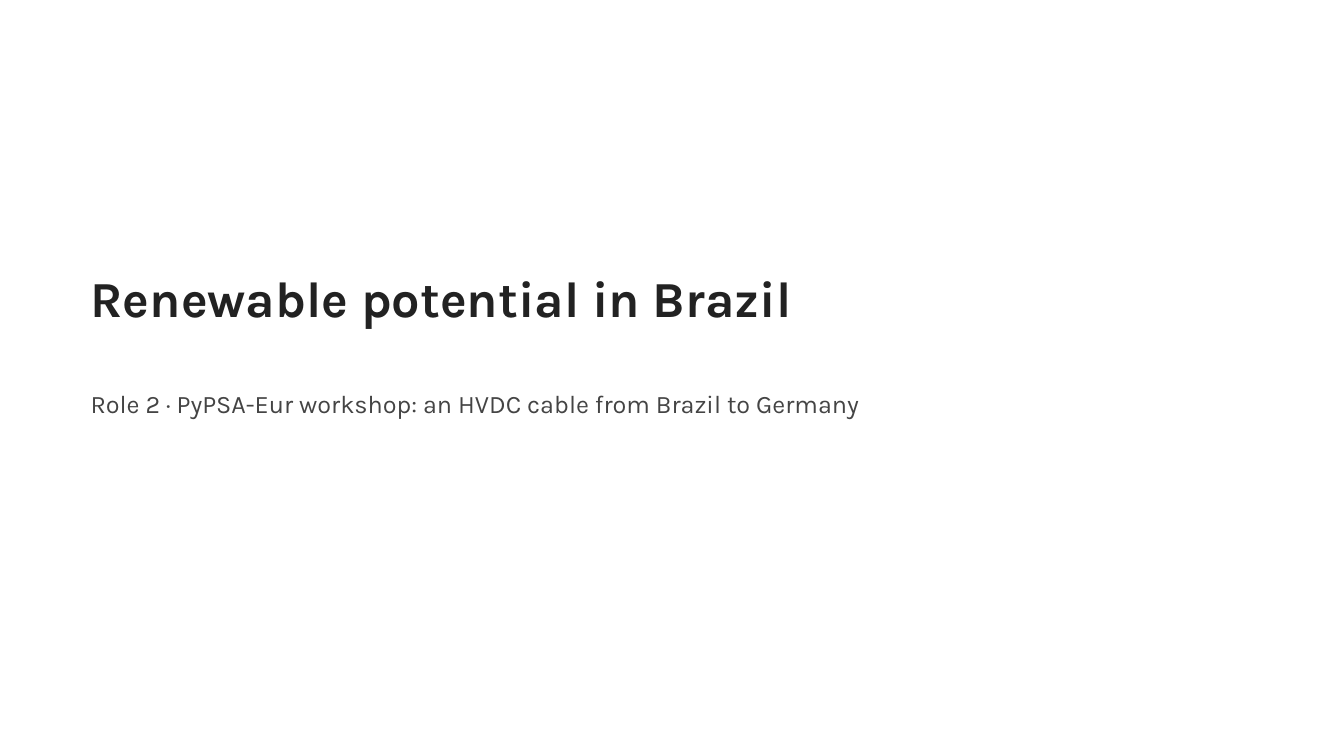
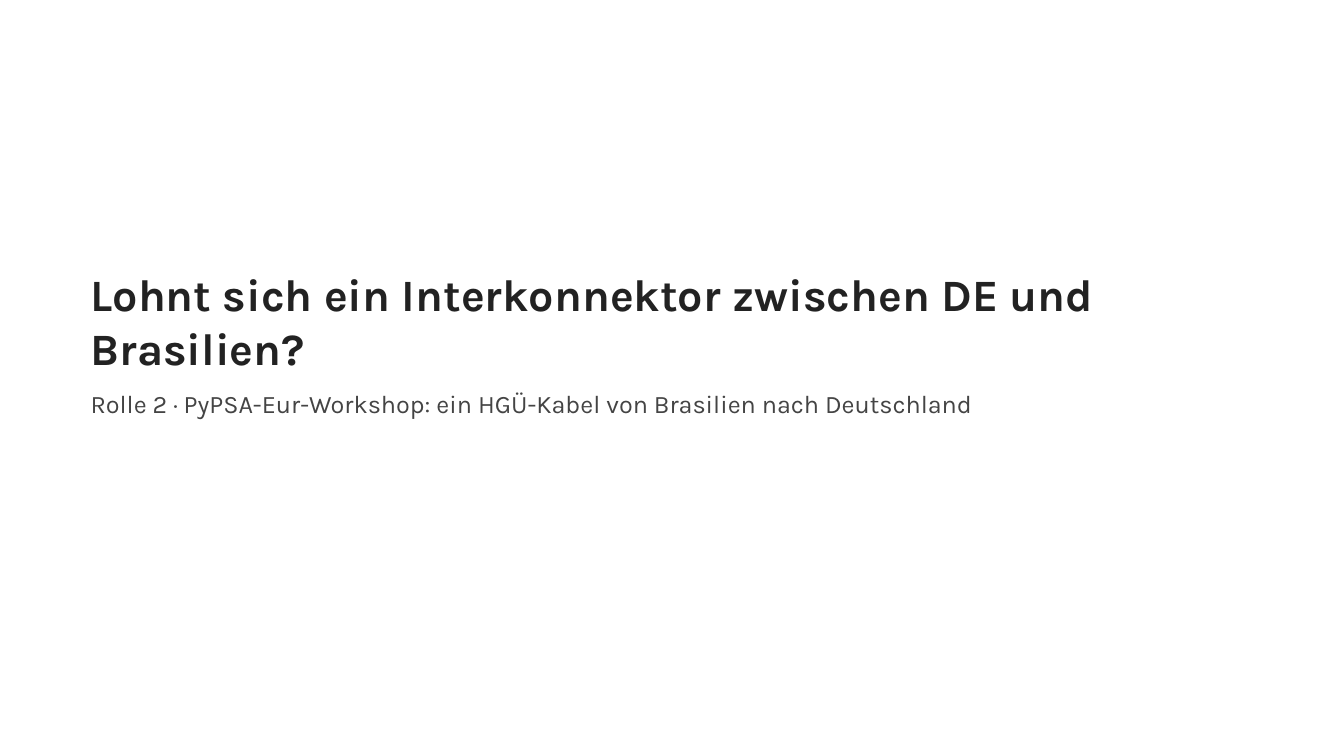
Before and after one commit to YAL-ESM/pypsa-eur-ki, a slide deck: slide 1 of workshop/slides/brazil_renewables.pptx. Drawn at 1344x756 pixels with LibreOffice and Linux fonts; fonts in the diff are those of the drawing. Boxes give left, top, right and bottom in pixels: in the first picture for what was removed or moved away, otherwise in the second. Text is boxed around its words. In the diff, an @@ line names an element or a change of style, - is before the commit and + after.

```diff
--- a/workshop/slides/brazil_renewables.pptx
+++ b/workshop/slides/brazil_renewables.pptx
@@ text at [91,279,1094,366]: text changed; size 36 to 32 pt @@
-Renewable potential in Brazil
+Lohnt sich ein Interkonnektor zwischen DE und Brasilien?
@@ text at [91,392,972,419]: text changed @@
-Role 2 · PyPSA-Eur workshop: an HVDC cable from Brazil to Germany
+Rolle 2 · PyPSA-Eur-Workshop: ein HGÜ-Kabel von Brasilien nach Deutschland
```
Also in this commit, not shown: 7 other slides changed, 1 other file.
